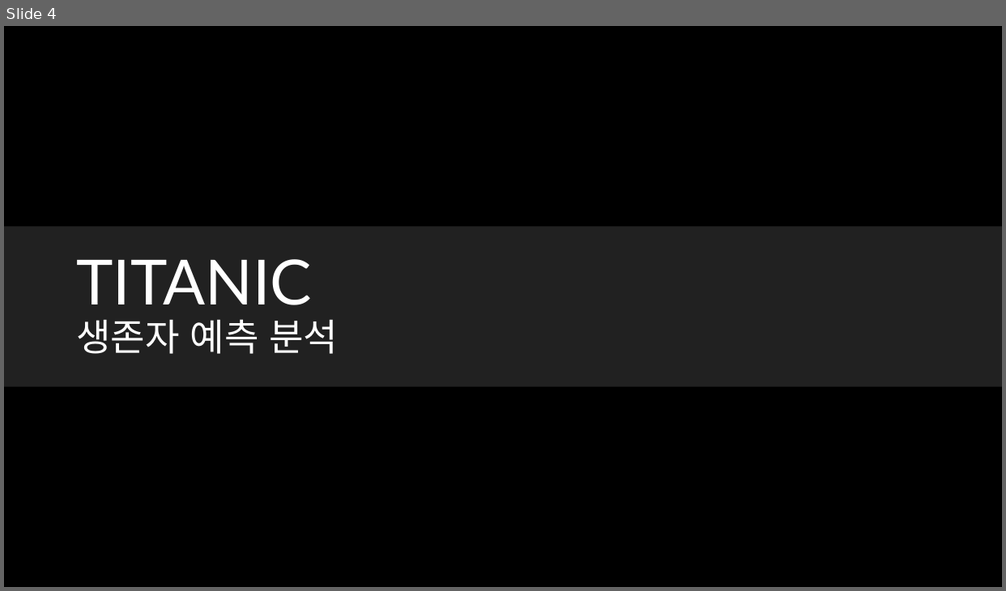
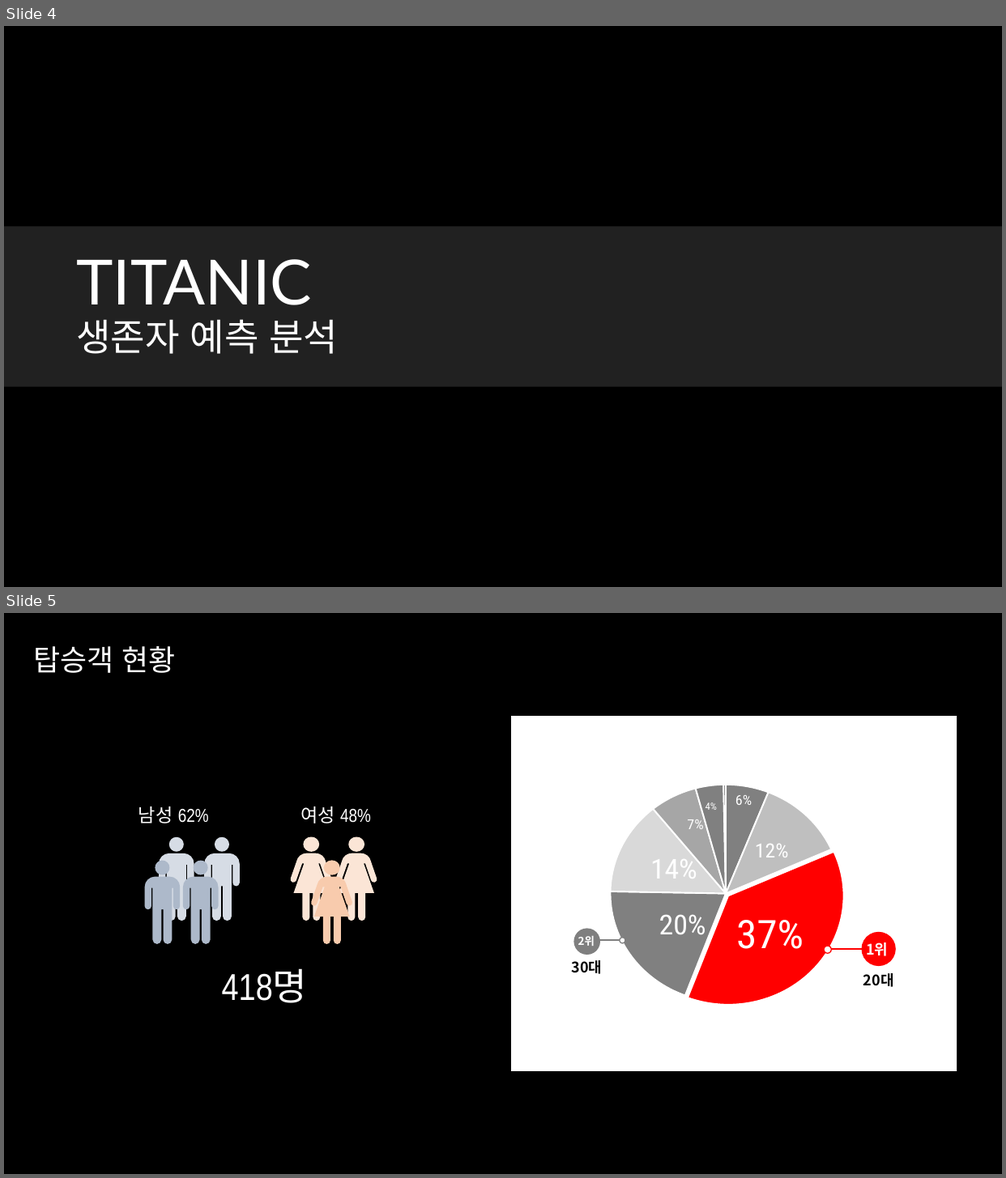
Before and after one commit to cyberfury/DataStudy, a slide deck: [데이터분석]타이타닉_자료정리.pptx. Shown one above the other, each under a label of ours: slide 4 before the commit, slides 4 and 5 after it. The pictures are 1006x591 and 1006x1178 pixels, drawn with LibreOffice and Linux fonts; fonts in the diff are those of the drawing; background and template pictures are left out. Boxes give left, top, right and bottom in pixels: in the first picture for what was removed or moved away, otherwise in the second. Text is boxed around its words. In the diff, an @@ line names an element or a change of style, - is before the commit and + after.

```diff
--- a/[데이터분석]타이타닉_자료정리.pptx
+++ b/[데이터분석]타이타닉_자료정리.pptx
@@ slide 5 added at (4, 613, 1002, 1174), background #000000 @@
@@ title added at (33, 646, 175, 673), 28 pt, text #FFFFFF @@
+탑승객 현황
@@ rectangle added at (512, 716, 957, 1071), fill #FFFFFF @@
@@ pie chart added at (549, 766, 905, 1020) @@
+categories: 1, 2, 3, 4, 5, 6, 7, 8
+Series 1: 6, 12, 37, 20, 14, 7, 4, 0
@@ text added at (138, 807, 209, 824), 18 pt, text #FFFFFF @@
+남성 62%
@@ text added at (300, 807, 371, 824), 18 pt, text #FFFFFF @@
+여성 48%
@@ freeform shape added at (159, 837, 194, 922), fill #D6DCE5 @@
@@ freeform shape added at (205, 837, 240, 922), fill #D6DCE5 @@
@@ freeform shape added at (291, 837, 332, 921), fill #FBE5D6 @@
@@ freeform shape added at (335, 837, 377, 921), fill #FBE5D6 @@
@@ freeform shape added at (145, 861, 180, 944), fill #ADB9CA @@
@@ freeform shape added at (183, 861, 218, 944), fill #ADB9CA @@
@@ freeform shape added at (311, 861, 352, 944), fill #F8CBAD @@
@@ ellipse added at (574, 929, 600, 954), fill #7F7F7F, outline #7F7F7F 1 pt @@
@@ text added at (578, 936, 594, 946), 10.5 pt, text #FFFFFF, bold @@
+2위
@@ line added from (596, 940) to (621, 940), #7F7F7F 1.5 pt @@
@@ ellipse added at (620, 938, 625, 944), fill #FFFFFF, outline #7F7F7F 1 pt @@
@@ group added at (824, 933, 895, 965): 2 ellipses, 1 line, 1 text @@
+1위
@@ text added at (222, 970, 308, 1003), 36 pt, text #FFFFFF @@
+418명
@@ text added at (571, 960, 602, 974), 14 pt, text #000000, bold @@
+30대
@@ text added at (863, 973, 894, 987), 14 pt, text #000000, bold @@
+20대
```
Also in this commit, not shown: 1 slide removed, 2 other files.
